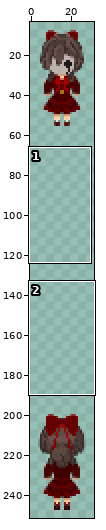
Sprite sheet, stored at Assets/Character/仮面少女.png. Above, an overview of the earlier version with the close-up marked.
Close-up. Before the commit:
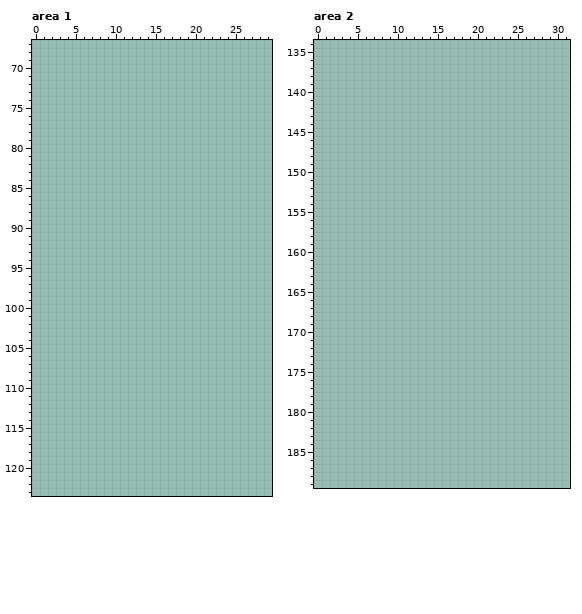
The file is 96x256 pixels. Pixels under 10% opacity are left out. Colours within 5 levels of each other are drawn and written as one. Shown: area 1: x 0..29, y 67..123; area 2: x 0..31, y 134..189. The old version is drawn lined up with the new one, on the new canvas. The wide view leaves out empty margins. The commit also changed other parts of the picture, which this record leaves out.
New version:
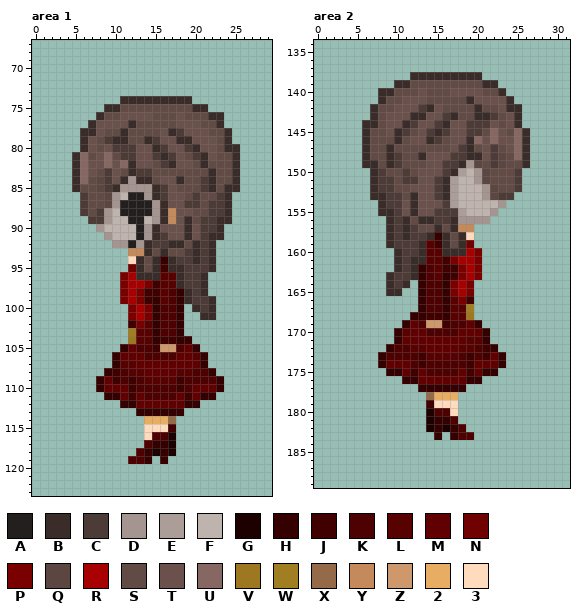
Palette (. is transparent): A #231f1e  B #3a2c29  C #4d3b37  D #a49590  E #ab9d98  F #beb3ad  G #1d0000  H #340000  J #400000  K #4e0101  L #570101  M #610000  N #6f0101  P #7a0000  Q #5b4641  R #a60000  S #624a45  T #6b514c  U #866762  V #9d7820  W #a17e22  X #956a48  Y #c48a5c  Z #cd996c  2 #e7ad63  3 #ffdbbd
Difference:
canvas 96x256 -> 32x256, the old top-left corner now at -32,0 (the part of the old canvas that was cut away was empty and is not shown)
Area 1:
y 74: x 11..19 ......... -> BBBBBBBBB
y 75: x 9..21 ............. -> BBSSSSSSSSSBB
y 76: x 8..23 ................ -> BSSTTTTSSSTSSSBB
y 77: x 7..23 ................. -> BTTTTBSSSSSTTTSSB
y 78: x 6..24 ................... -> BBTSSBSSSSTBCTTTSSB
y 79: x 6..24 ................... -> BTSCBBSSBCTTBBTTTSB
y 80: x 6..25 .................... -> BTSTCCCTTBCTTCBTTSBB
y 81: x 5..25 ..................... -> BUSTUSCCTTCBCTSCBTSSB
y 82: x 5..25 ..................... -> BUTTUTUBTTSCBTTSBSSSB
y 83: x 5..25 ..................... -> BUTSCTSBCCSSSSSSSBSSB
y 84: x 5..25 ..................... -> BUSQCTBDBBSTTBSSCBSSB
y 85: x 5..25 ..................... -> BSSQCBDDDDBCTSSSCBSBB
y 86: x 6..24 ................... -> CSSQDFAADBCTTSCSSCB
y 87: x 6..24 ................... -> CSSQDAAAADBTTCCSCCB
y 88: x 6..24 ................... -> CSCDFAAAADBYTTSSCCB
y 89: x 7..24 .................. -> CCDFFAAFDBYTBSCCBB
y 90: x 8..23 ................ -> DFFFFADBTTTBTCCB
y 91: x 9..23 ............... -> DFFFADBCTTBTCBB
y 92: x 10..22 ............. -> DDADBCCBBSBCB
y 93: x 12..22 ........... -> YYBSBSSCBCB
y 94: x 12..22 ........... -> 3BSBHBCCBCB
y 95: x 12..22 ........... -> NBSBJBBCCCB
y 96: x 11..21 ........... -> PRBBBLLBCCB
y 97: x 11..21 ........... -> PRRPJLLBCCB
y 98: x 11..21 ........... -> PRPJJLKHBCB
y 99: x 11..22 ............ -> PRPJHLKHBCCB
y 100: x 12..18 ....... -> PRPHKKH; x 20..22 ... -> BCB
y 101: x 12..18 ....... -> PRPHKKH; x 21..22 .. -> BB
y 102: x 12..18 ....... -> JPLHKKH
y 103: x 12..18 ....... -> WLLHKKH
y 104: x 12..19 ........ -> VLLHJJHH
y 105: x 11..20 .......... -> HMKKJZZKMH
y 106: x 10..21 ............ -> HMMMKKKKMMLH
y 107: x 10..21 ............ -> HLLMMMMMMMMH
y 108: x 9..22 .............. -> HJKLLMMMMLLKKH
y 109: x 8..23 ................ -> HMJKJKLLLLJKKKKH
y 110: x 8..23 ................ -> HMMMJKKKKKJKMMMH
y 111: x 9..22 .............. -> HHMJMKKKKMJMHH
y 112: x 11..20 .......... -> HHMMMMMMHH
y 113: x 13..18 ...... -> HHHHHH
y 114: x 14..17 .... -> 222X
y 115: x 14..17 .... -> 333J
y 116: x 14..17 .... -> 3KKG
y 117: x 14..17 .... -> KHHG
y 118: x 13..17 ..... -> KHGHG
y 119: x 12..14 ... -> KKH; x 16 . -> H
Area 2:
y 138: x 12..20 ......... -> BBBBBBBBB
y 139: x 10..22 ............. -> BBSSSSSSSSSBB
y 140: x 8..23 ................ -> BBSSSTSSSTTTTSSB
y 141: x 8..24 ................. -> BSSTTTSSSSSBTTTTB
y 142: x 7..25 ................... -> BSSTTTCBTSSSSBSSTBB
y 143: x 7..25 ................... -> BSTTTBBTTCBSSBBCSTB
y 144: x 6..25 .................... -> BBSTTBCTTCBTTCCCTSTB
y 145: x 6..26 ..................... -> BSSTBCSTCBCTTCCSUTSUB
y 146: x 6..26 ..................... -> BSSSBSTTBCSTTBUTUTTUB
y 147: x 6..26 ..................... -> BSSBSSSSSSSTCBSTCSTUB
y 148: x 6..26 ..................... -> BSSBCSSBTTTCCBBTCQSUB
y 149: x 6..26 ..................... -> BBSBCSSSTTCCBDQSCQSSB
y 150: x 7..25 ................... -> BCSSCSTTTCBEFDQSSSC
y 151: x 7..25 ................... -> BCCSCCTTCBEFFDQSSSC
y 152: x 7..25 ................... -> BCCSSTTTCBEFFFDQSSC
y 153: x 7..24 .................. -> BBCCSBTTCBEFFFDQCC
y 154: x 8..23 ................ -> BCCTBTTTCEFFFFFD
y 155: x 8..22 ............... -> BBCTBTTCCCEFFFD
y 156: x 9..21 ............. -> BCBSBBCCBDDDD
y 157: x 9..19 ........... -> BCBCSSBSBYY
y 158: x 9..19 ........... -> BCBCCBHBSB3
y 159: x 9..19 ........... -> BCCCBLJBSBN
y 160: x 10..20 ........... -> BCCBLLBBBRP
y 161: x 10..20 ........... -> BCBBLLJPRRP
y 162: x 10..20 ........... -> BCBHKLJJPRP
y 163: x 9..20 ............ -> BCCBHKLHJPRP
y 164: x 9..11 ... -> BCB; x 13..19 ....... -> HKKHPRP
y 165: x 9..10 .. -> BB; x 13..19 ....... -> HKKHPRP
y 166: x 13..19 ....... -> HKKHLPJ
y 167: x 13..19 ....... -> HKKHLLW
y 168: x 12..19 ........ -> HHJJHLLV
y 169: x 11..20 .......... -> HMKZZJKKMH
y 170: x 10..21 ............ -> HLMMKKKKMMMH
y 171: x 10..21 ............ -> HMMMMMMMMLLH
y 172: x 9..22 .............. -> HKKLLMMMMLLKJH
y 173: x 8..23 ................ -> HKKKKJLLLLKJKJMH
y 174: x 8..23 ................ -> HMMMKJKKKKKJMMMH
y 175: x 9..22 .............. -> HHMJMKKKKMJMHH
y 176: x 11..20 .......... -> HHMMMMMMHH
y 177: x 13..18 ...... -> HHHHHH
y 178: x 14..17 .... -> X222
y 179: x 14..17 .... -> J333
y 180: x 14..17 .... -> GKK3
y 181: x 14..17 .... -> GHHK
y 182: x 14..18 ..... -> GHGHK
y 183: x 15 . -> H; x 17..19 ... -> HKK
Where, in picture pixels (left, top, right, bottom), the same in both close-ups:
added: (72, 96, 240, 464)
added: (362, 72, 530, 440)
